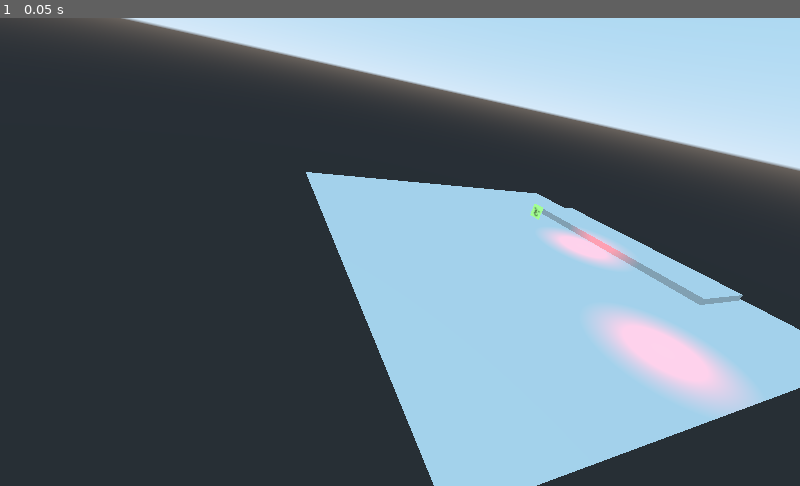
Above: before the commit, frame 1.
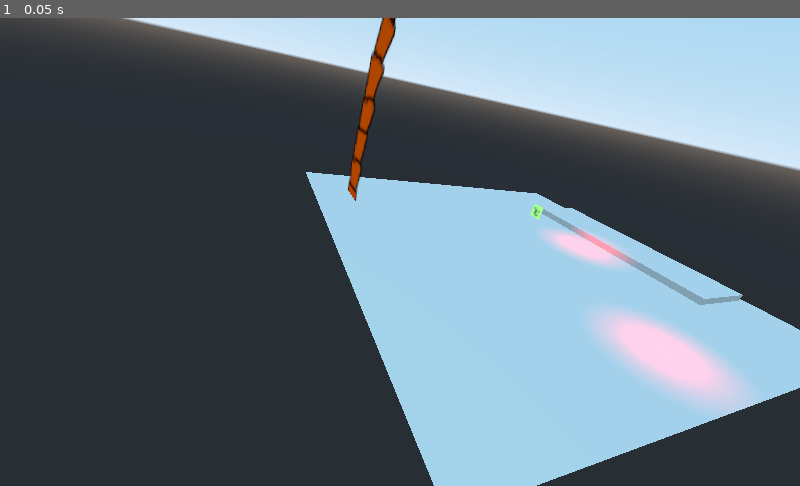
Above: after the commit, the same moment.

Repository: Zoragna/CreeLeJeu2019
Game: Godot game, scene res://Scenes/main.tscn
Same seed, same stepped clock (60 frames per second), same inputs: the game is played once before the commit and once after it.
Inputs:
- Up to frame 1 (0.05 s): no input

The runs differ from the first frame. In frame 1, 0.6% of the frame differs, in the area x 43-50%, y 0-40%.

Commit message:
exe & import - still to be used

Diff:
--- /dev/null
+++ b/Scenes/palm.tscn
@@ -0,0 +1,9 @@
+[gd_scene load_steps=2 format=2]
+
+[ext_resource path="res://palm.png" type="Texture" id=1]
+
+[node name="Spatial" type="Spatial"]
+
+[node name="Sprite3D" type="Sprite3D" parent="."]
+transform = Transform( 1, 0, 0, 0, 1, 0, 0, 0, 1, 0, 1.12357, 0 )
+texture = ExtResource( 1 )
--- a/Scenes/pantin.tscn
+++ b/Scenes/pantin.tscn
@@ -1,10 +1,24 @@
-[gd_scene load_steps=4 format=2]
+[gd_scene load_steps=6 format=2]
 
 [ext_resource path="res://Scripts/pantin.gd" type="Script" id=1]
 [ext_resource path="res://icon.png" type="Texture" id=2]
+[ext_resource path="res://pantin_idle_145_192_250ms.png" type="Texture" id=3]
 
 [sub_resource type="BoxShape" id=1]
 extents = Vector3( 0.506982, 1, 0.422975 )
+
+[sub_resource type="SpriteFrames" id=2]
+animations = [ {
+"frames": [ ExtResource( 3 ) ],
+"loop": true,
+"name": "idle",
+"speed": 5.0
+}, {
+"frames": [  ],
+"loop": true,
+"name": "run",
+"speed": 5.0
+} ]
 
 [node name="pantin" type="KinematicBody"]
 collision_layer = 3
@@ -32,3 +46,10 @@
 [node name="Camera" type="Camera" parent="head"]
 transform = Transform( 1, -4.44952e-008, -1.21704e-008, 4.44952e-008, 0.860787, 0.508965, -1.21704e-008, -0.508965, 0.860787, 0, 0, 0 )
 current = true
+
+[node name="AnimatedSprite3D" type="AnimatedSprite3D" parent="."]
+transform = Transform( 1, 0, 0, 0, 1, 0, 0, 0, 1, 0, 1.68524, 0 )
+visible = false
+centered = false
+frames = SubResource( 2 )
+animation = "idle"
--- a/Scenes/town.tscn
+++ b/Scenes/town.tscn
@@ -1,4 +1,6 @@
-[gd_scene load_steps=3 format=2]
+[gd_scene load_steps=4 format=2]
+
+[ext_resource path="res://Scenes/palm.tscn" type="PackedScene" id=1]
 
 [sub_resource type="BoxShape" id=1]
 
@@ -19,3 +21,6 @@
 transform = Transform( 1, 0, 0, 0, 1, 0, 0, 0, 1, 0, 0, 0 )
 mesh = SubResource( 2 )
 material/0 = null
+
+[node name="Spatial" parent="." instance=ExtResource( 1 )]
+transform = Transform( 1, 0, 0, 0, 1, 0, 0, 0, 1, 0, 0, -0.784797 )
Not shown, added: cat_93_124_145ms.png.import
Not shown, added: export_presets.cfg
Not shown, added: palm.png.import
Not shown, added: pantin_idle_145_192_250ms.png.import
Not shown, added: pantin_run_145_192_100ms.png.import
Not shown, added: ridingtrex_200_232_150ms.png.import
Not shown, added: trex_151_212_200ms.png.import
Not shown, added: CreeLeJeu2019.exe
Not shown, added: CreeLeJeu2019.pck
Not shown, added: CreeLeJeu2019.rar
